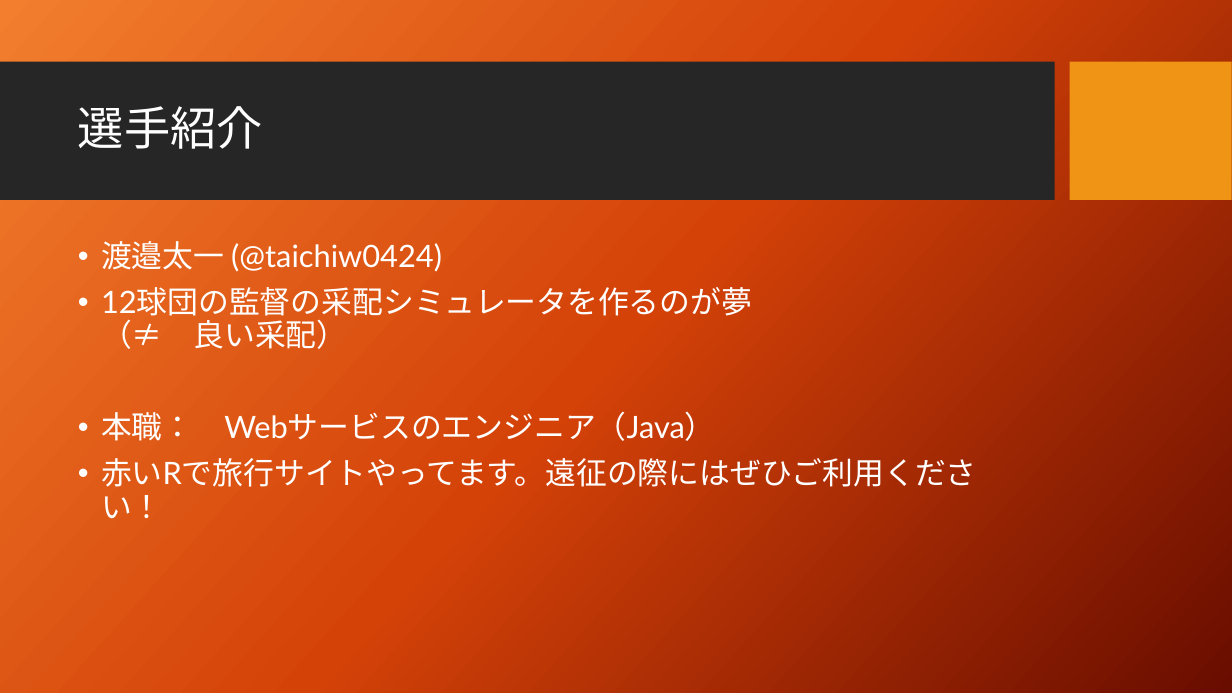
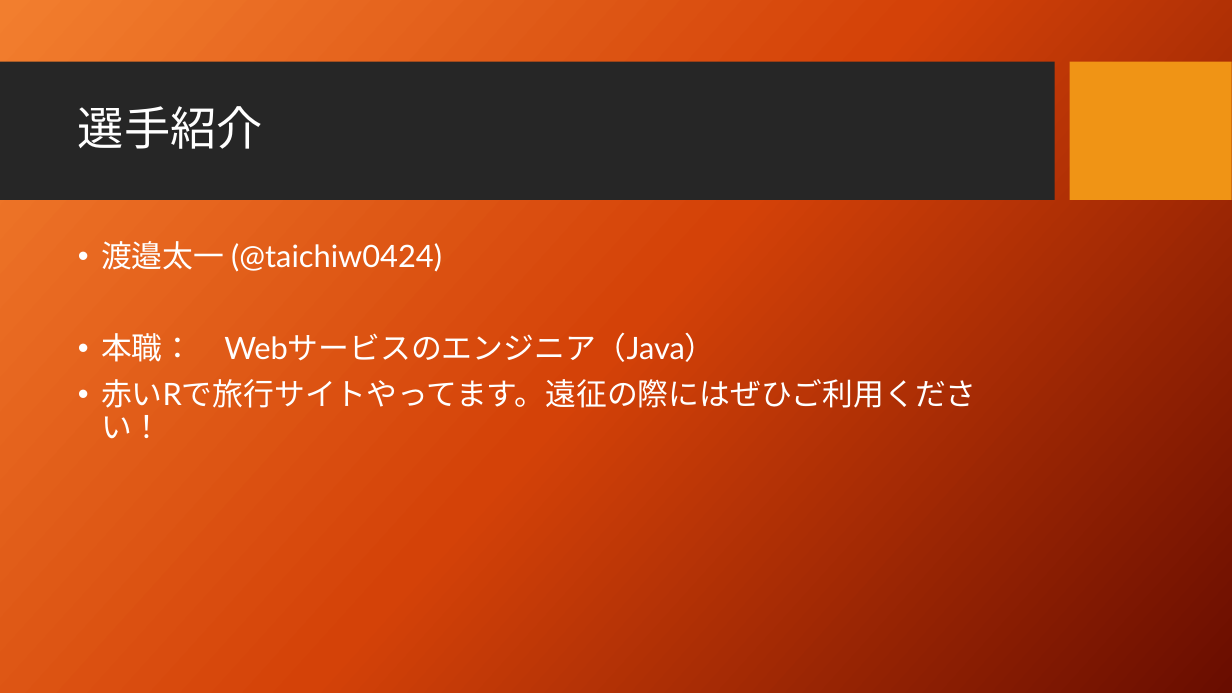
Before and after one commit to taichiw/baseball201712, a slide deck: slide 3 of 2番ペゲーロとは何だったのか.pptx (slide 2 before the commit). Drawn at 1232x693 pixels with LibreOffice and Linux fonts; fonts in the diff are those of the drawing; background and template pictures are left out. Boxes give left, top, right and bottom in pixels: in the first picture for what was removed or moved away, otherwise in the second. Text is boxed around its words. In the diff, an @@ line names an element or a change of style, - is before the commit and + after.

```diff
--- a/2番ペゲーロとは何だったのか.pptx
+++ b/2番ペゲーロとは何だったのか.pptx
@@ text at <box>101,287,752,349</box>: paragraph removed @@
-• 12球団の監督の采配シミュレータを作るのが夢
-  （≠ 良い采配）
```
Also in this commit, not shown: 7 other slides changed, 6 slides added, 1 other file.
